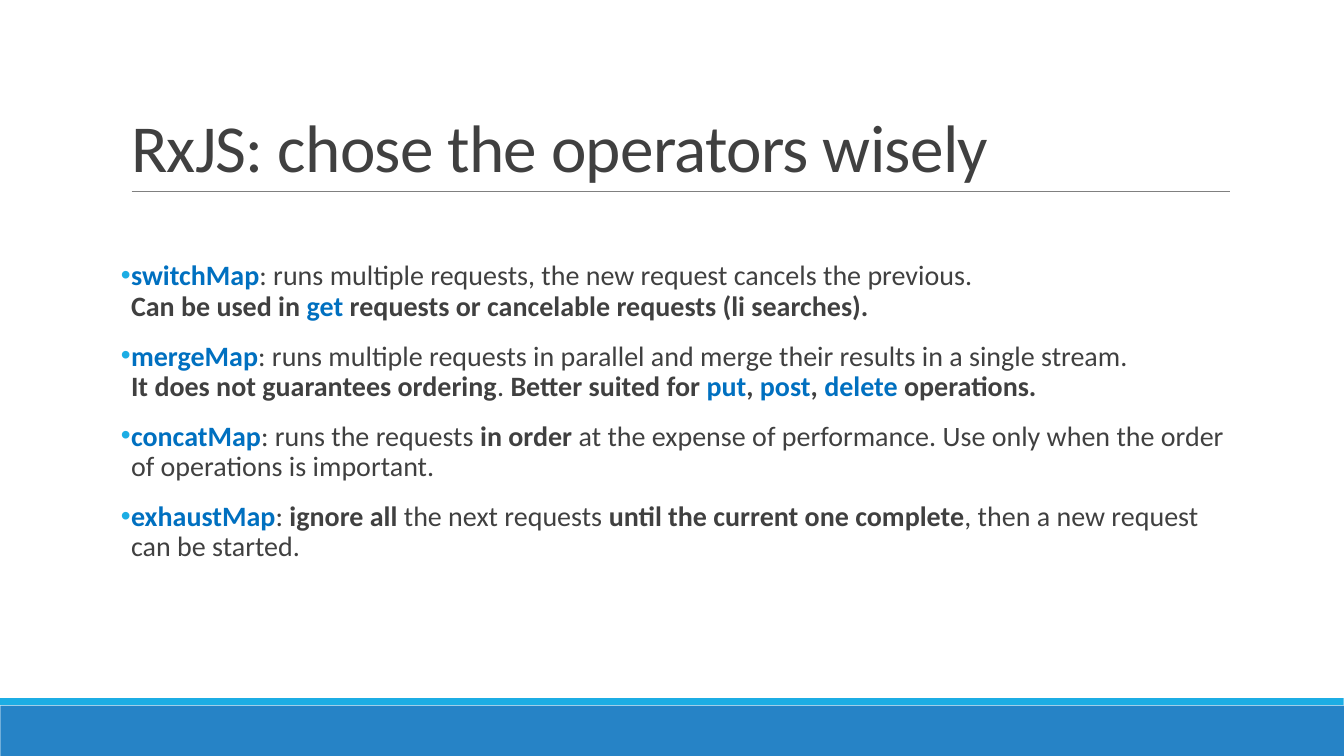
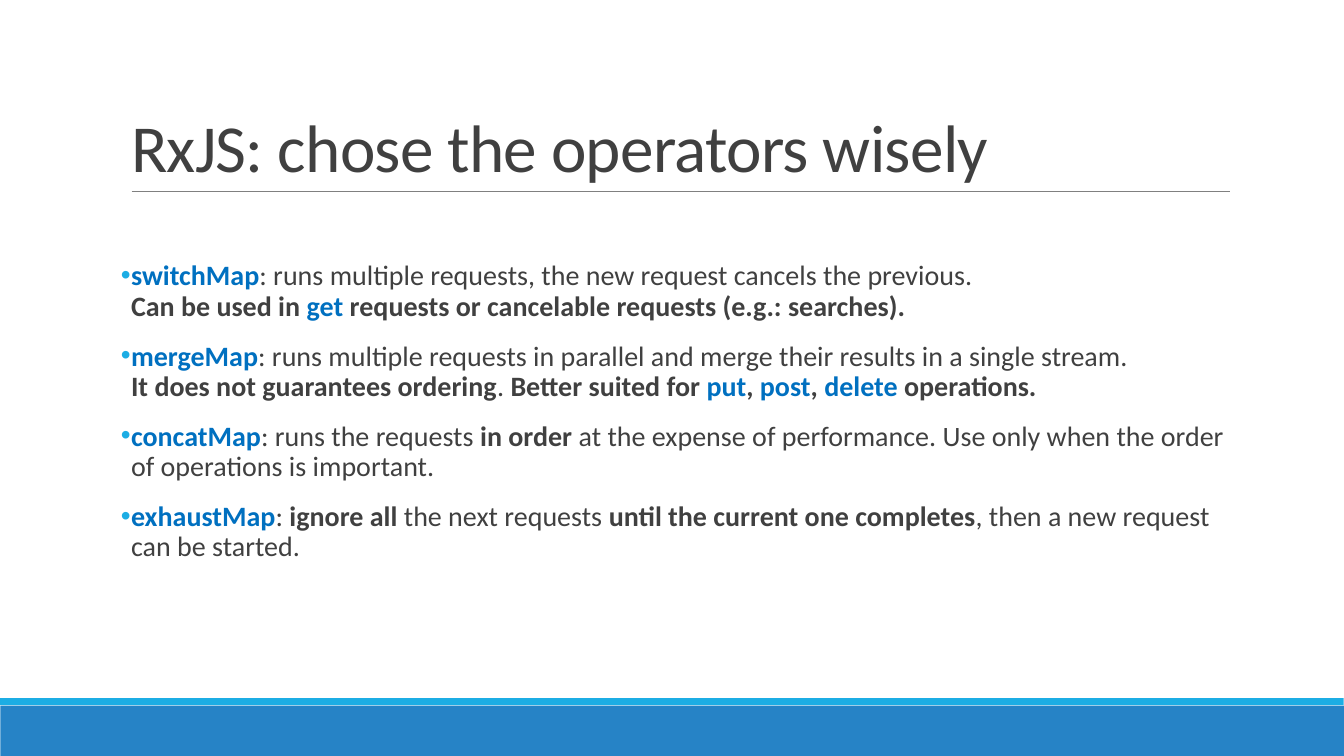
Before and after one commit to AGiorgetti/ngrx101, a slide deck: slide 29 of ReactiveProgramming_ngrx.pptx. Drawn at 1344x756 pixels with LibreOffice and Linux fonts; fonts in the diff are those of the drawing. Boxes give left, top, right and bottom in pixels: in the first picture for what was removed or moved away, otherwise in the second. Text is boxed around its words. In the diff, an @@ line names an element or a change of style, - is before the commit and + after.

```diff
--- a/ReactiveProgramming_ngrx.pptx
+++ b/ReactiveProgramming_ngrx.pptx
@@ text at box(131, 265, 973, 321): text changed @@
-• switchMap: runs multiple requests, the new request cancels the previous.
-  Can be used in get requests or cancelable requests (li searches).
+• switchMap: runs multiple requests, the new request cancels the previous.
+  Can be used in get requests or cancelable requests (e.g.: searches).
@@ text at box(131, 506, 1210, 556): text changed @@
-• exhaustMap: ignore all the next requests until the current one complete, then a new request can be started.
+• exhaustMap: ignore all the next requests until the current one completes, then a new request can be started.
```
Also in this commit, not shown: 13 other slides changed, 8 other files.
